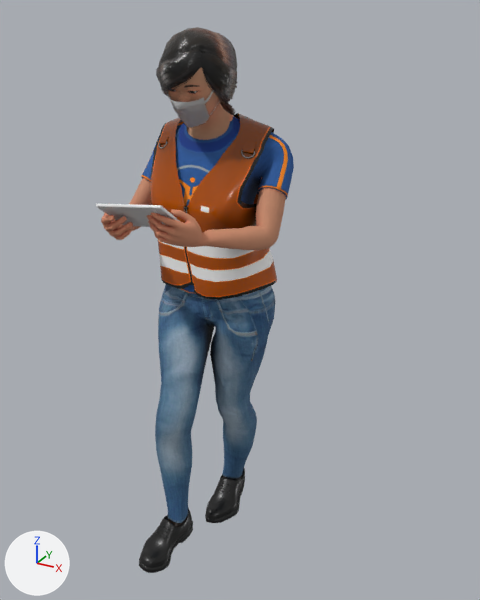
Before and after pictures for a commit that changed the FBX model Assets/HumanWorker/MotionMeshes/IdleMotion.fbx.
Camera for both pictures: a 50 mm camera at (1.072, -1.721, 1.777) aimed at (0.109, 0.03, 0.902). Arrows for +X, +Y and +Z are at lower left; the lights stay in place. The older version comes first. Vertices at exactly the same position are counted once.

In view in the first picture: 'AsianWoman_Mesh'.
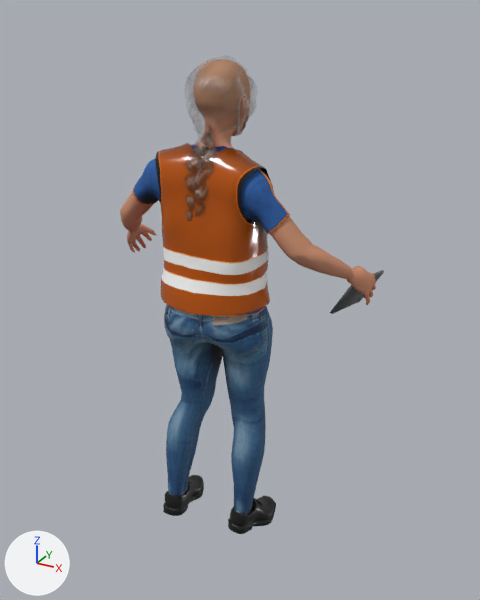
Changed parts and their boxes (x1, y1, x2, y2) in the pictures (480 x 600 px; the box of a moved part takes in the faces that stretch with it):
'AsianWoman_Mesh', surface changed, reshaped, moved, turned, rescaled
    before: (96, 27, 294, 573)
    after: (120, 59, 384, 534)
part 1 of me_mesh, moved or reshaped (not visible afterwards)
    before: (243, 140, 256, 153)
part 2 of me_mesh, moved or reshaped (not visible afterwards)
    before: (159, 132, 171, 144)
part 3 of me_mesh, deleted
    before: (96, 27, 294, 573)
part 4 of me_mesh, added
    after: (120, 59, 384, 534)

Edits to the bpy script that builds the scene:
```text
Change img_hair_base_color_png:
    img_hair_base_color_png: load_image('Hair_base_color.png', '../Textures/Hair_base_color.png', 2048, 2048, 'sRGB') -> load_image('Hair_base_color.png', '../Textures/Hair_base_color.png', 2048, 2048, 'Non-Color')
Add img_tablet_base_color_png:
    img_tablet_base_color_png = load_image('Tablet_base_color.png', '../Textures/Tablet_base_color.png', 2048, 2048, 'sRGB')
Change mat_hair:
    add n6 = _N.new('ShaderNodeTexImage'); n6.name = 'Image Texture.002'
    add n6.image = img_hair_base_color_png
    where n0 = _N.new('ShaderNodeBsdfPrincipled'); n0.name = 'Principled BSDF'
    add _L.new(n6.outputs[0], n0.inputs[4])  # 'Color' to 'Alpha'
Change mat_tablet:
    where n2 = _N.new('ShaderNodeTexImage'); n2.name = 'Image Texture'
    where n0 = _N.new('ShaderNodeBsdfPrincipled'); n0.name = 'Principled BSDF'
    remove _L.new(n2.outputs[0], n0.inputs[1])  # 'Color' to 'Metallic'
    n2.image: img_tablet_tablet_metallicsmoothness_png -> img_tablet_base_color_png
    add n3 = _N.new('ShaderNodeTexImage'); n3.name = 'Image Texture.001'
    add n3.image = img_tablet_tablet_metallicsmoothness_png
    add _L.new(n2.outputs[0], n0.inputs[0])  # 'Color' to 'Base Color'
    add _L.new(n3.outputs[0], n0.inputs[1])  # 'Color' to 'Metallic'
Change me_mesh:
    used by ob_asianwoman_mesh; location = (0.001, -0.163, 0.632); rotation_euler = (1.571, 0.0, 0.0), in degrees (90, 0, 0); scale = (0.01, 0.01, 0.01)
    remove me_mesh.from_pydata(...)  # 19726 vertices, 35208 faces; spans x -26.0..27.0, y -63.0..110.0, z -36.0..25.0
    add me_mesh.from_pydata(...)  # 19774 vertices, 35208 faces; spans x -1422.0..3539.0, y -5039.0..4281.0, z -73.0..16510.0
    me_mesh part 1: the loose piece of 40 vertices spanning x 15.0..18.0, y 76.0..80.0, z -17.0..-13.0 is multiplied about its middle by the matrix ((-2.172, -4.818, 93.353), (93.1, -4.821, 3.832), (5.124, 93.935, 5.046)), then moved by (221.0, 933.0, 13440.0)
    me_mesh part 2: the loose piece of 40 vertices spanning x -14.0..-11.0, y 76.0..80.0, z -16.0..-12.0 is multiplied about its middle by the matrix ((0.604, 0.807, 94.229), (95.324, -3.439, 0.887), (4.891, 94.462, -0.111)), then moved by (461.0, -1791.0, 13303.0)
    me_mesh part 3: 104 loose pieces with 19155 vertices, spanning x -26.0..27.0, y -63.0..110.0, z -36.0..25.0, are deleted
    me_mesh part 4: 19203 vertices added at x -1422.0..3539.0, y -5039.0..4281.0, z -73.0..16510.0
    other edits to the shape of me_mesh do not show in these pictures
Change ob_asianwoman_mesh:
    ob_asianwoman_mesh.location: (0.001, -0.163, 0.632) -> (0.0, 0.0, 0.0)
    ob_asianwoman_mesh.rotation_euler: (1.571, 0.0, 0.0) -> (0.0, 0.0, 1.571)  # degrees (90, 0, 0) -> degrees (0, 0, 90)
    ob_asianwoman_mesh.scale: (0.01, 0.01, 0.01) -> (0.0001, 0.0001, 0.0001)
```
